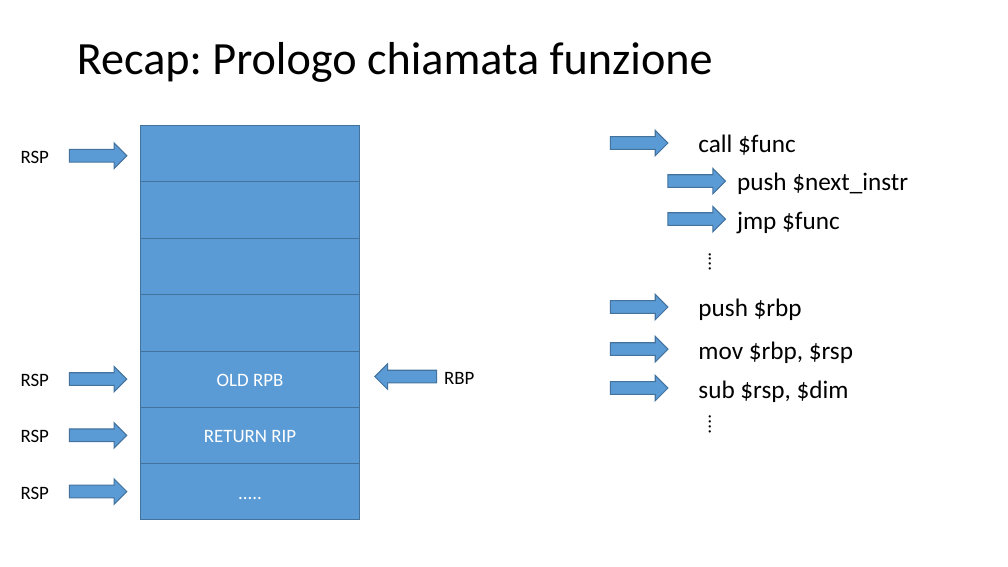
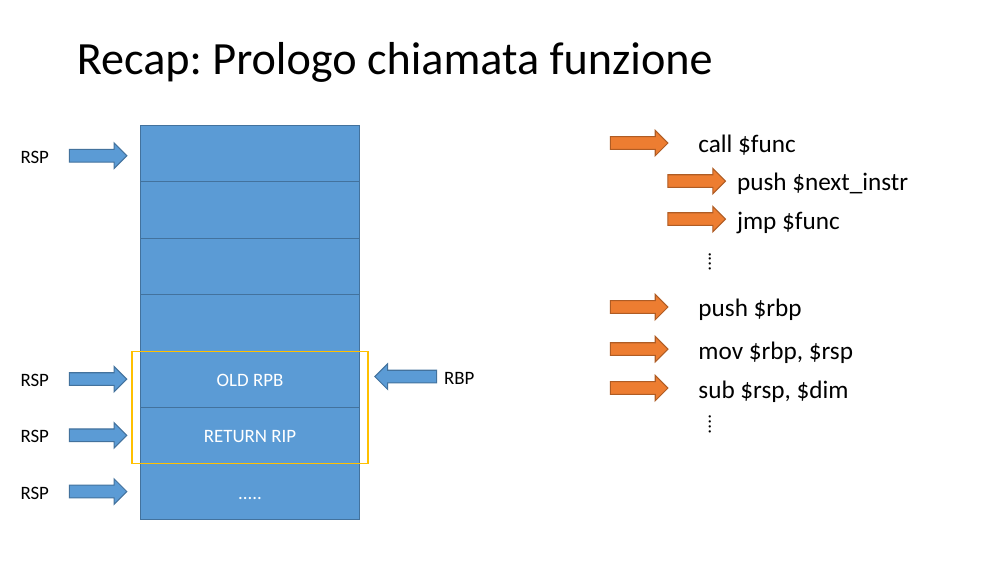
Before and after one commit to galatolofederico/rop-ret2libc, a slide deck: slide 2 of slides.pptx. Drawn at 1008x567 pixels with LibreOffice and Linux fonts; fonts in the diff are those of the drawing. Boxes give left, top, right and bottom in pixels: in the first picture for what was removed or moved away, otherwise in the second. Text is boxed around its words. In the diff, an @@ line names an element or a change of style, - is before the commit and + after.

```diff
--- a/slides.pptx
+++ b/slides.pptx
@@ rectangle added at [132, 352, 368, 464], outline #FFC000 1.5 pt @@
@@ fill #5B9BD5 to #ED7D31; outline #43739E 1 pt to #AF5C24 1 pt in 6 elements at [610, 130, 668, 156], [668, 169, 726, 194], [668, 206, 726, 232], [610, 294, 668, 320], [610, 337, 668, 362], [610, 376, 668, 402] @@
```
Also in this commit, not shown: 3 other slides changed.
